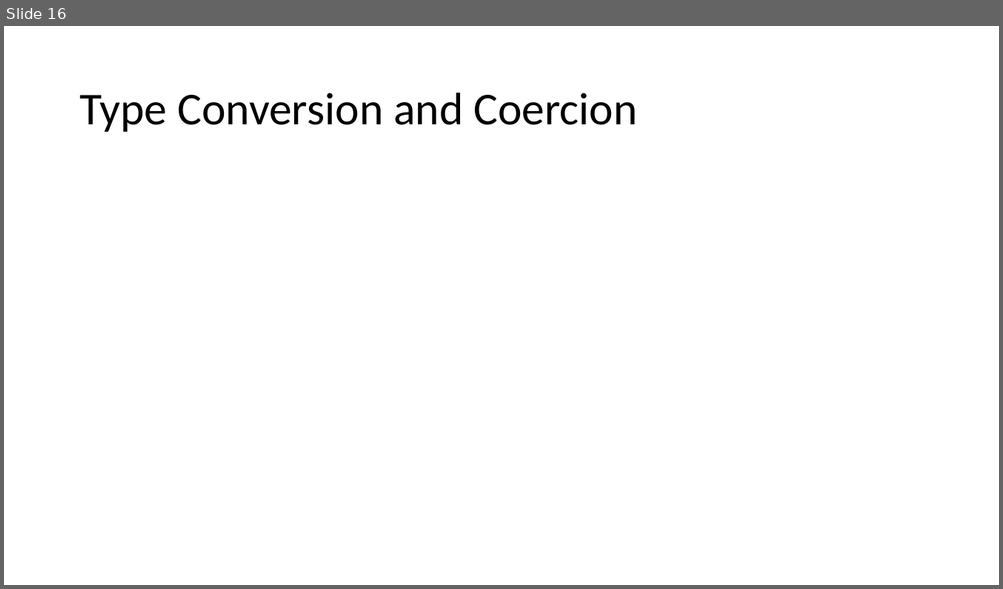
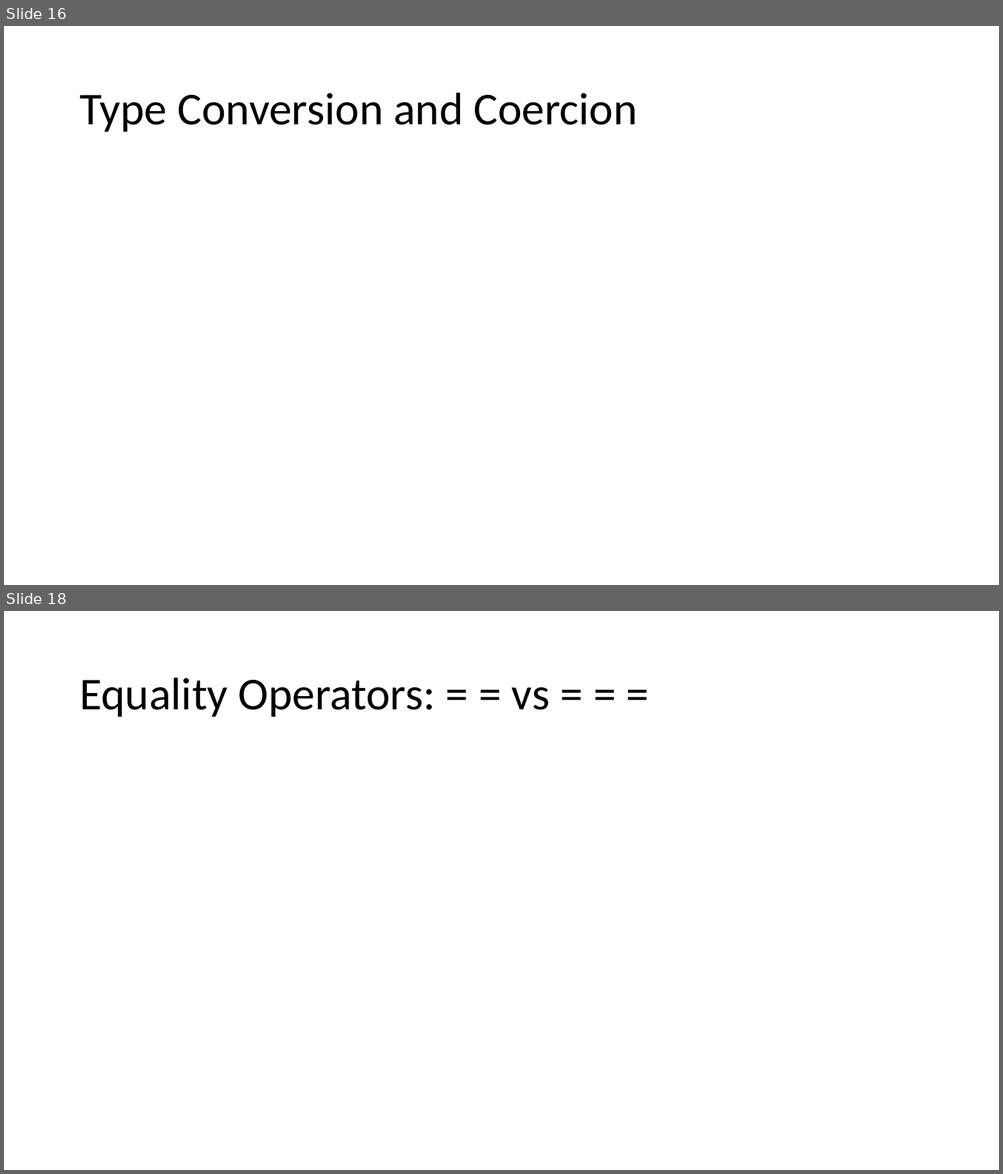
Before and after one commit to PiyushChaturvedii/Batch05, a slide deck: JavaScript.pptx. Shown one above the other, each under a label of ours: slide 16 before the commit, slides 16 and 18 after it; the slides between them are not shown. The pictures are 1003x589 and 1003x1174 pixels, drawn with LibreOffice and Linux fonts; fonts in the diff are those of the drawing. Boxes give left, top, right and bottom in pixels: in the first picture for what was removed or moved away, otherwise in the second. Text is boxed around its words. In the diff, an @@ line names an element or a change of style, - is before the commit and + after.

```diff
--- a/JavaScript.pptx
+++ b/JavaScript.pptx
@@ slide 18 added at [4, 611, 999, 1170], background #FFFFFF @@
@@ title added at [79, 678, 550, 717], 44 pt, text #000000 @@
+Equality Operators: = = vs = = =
```
Also in this commit, not shown: 4 other slides added, 9 other files.
